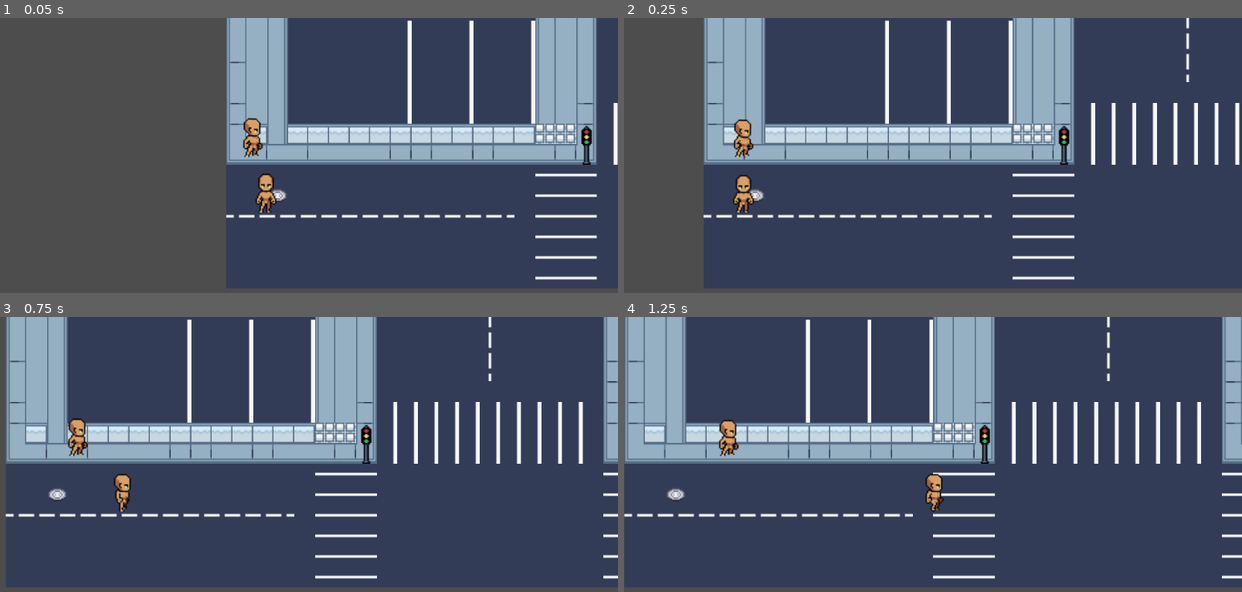
Above: before the commit, frames 1-4 (two rows, left to right).
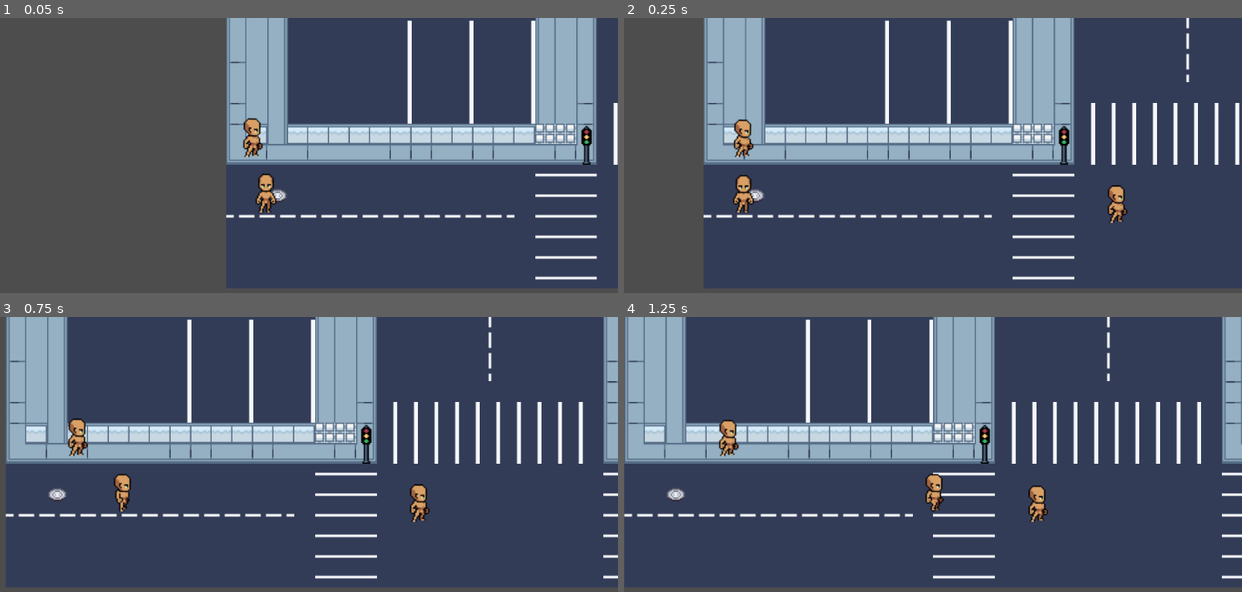
Above: after the commit, the same moments.

Repository: hoaxnt/envelhope-beta
Game: Godot game, scene res://Scenes/main_menu.tscn
Two runs of this game, one before a commit and one after it. Both use one fixed random seed, a clock stepped at 60 frames per second and the inputs below.
Inputs:
- Up to frame 1 (0.05 s): no input
- Up to frame 2 (0.25 s): no input
- Up to frame 3 (0.75 s): hold D from 0.53 s (still down); hold Shift from 0.53 s (still down)
- Up to frame 4 (1.25 s): keep holding D; keep holding Shift

Frame 1 is identical in both runs. In frame 2, 0.3% of the frame differs, in the area x 78-82%, y 60-75%; in frame 3, 0.3%, in the area x 66-70%, y 60-75%; in frame 4, 0.3%.

Commit message:
fix: naming convention

Diff:
--- a/Scenes/chapters/chapter_2.tscn
+++ b/Scenes/chapters/chapter_2.tscn
@@ -1,9 +1,10 @@
-[gd_scene load_steps=6 format=3 uid="uid://ch7e3kl82la3y"]
+[gd_scene load_steps=7 format=3 uid="uid://ch7e3kl82la3y"]
 
 [ext_resource type="PackedScene" uid="uid://cqfnmj4as6wxg" path="res://scenes/maps/locations/plaza.tscn" id="1_3hgx5"]
 [ext_resource type="PackedScene" uid="uid://4h22a7hemgyb" path="res://scenes/characters/player.tscn" id="2_v6yd1"]
-[ext_resource type="Script" uid="uid://bcfm8jfsqemav" path="res://scripts/characters/npc/fruit_vendor/roaming.gd" id="3_jauny"]
-[ext_resource type="PackedScene" uid="uid://roh6nuojjp2y" path="res://scenes/characters/npc/fruit_vendor.tscn" id="3_sa0bh"]
+[ext_resource type="Script" uid="uid://bcfm8jfsqemav" path="res://scripts/characters/npc_plaza/fruit_vendor/roaming.gd" id="3_jauny"]
+[ext_resource type="PackedScene" uid="uid://roh6nuojjp2y" path="res://scenes/characters/npc_plaza/fruit_vendor.tscn" id="3_sa0bh"]
+[ext_resource type="PackedScene" uid="uid://cp647drb6trig" path="res://scenes/characters/npc_plaza/street_performer.tscn" id="5_g2xa2"]
 
 [sub_resource type="Curve2D" id="Curve2D_g2xa2"]
 _data = {
@@ -37,6 +38,9 @@
 position = Vector2(130, 616)
 script = ExtResource("3_jauny")
 
-[node name="Knight" parent="Path2D/PathFollow2D" instance=ExtResource("3_sa0bh")]
+[node name="FruitVendor" parent="Path2D/PathFollow2D" instance=ExtResource("3_sa0bh")]
 z_index = 1
 rotation = 0.0217357
+
+[node name="StreetPerformer" parent="." instance=ExtResource("5_g2xa2")]
+position = Vector2(321, 669)
--- a/Scenes/characters/npc/fruit_vendor.tscn
+++ b/Scenes/characters/npc_plaza/fruit_vendor.tscn
@@ -1,6 +1,6 @@
 [gd_scene load_steps=9 format=3 uid="uid://roh6nuojjp2y"]
 
-[ext_resource type="Script" uid="uid://cg0mfw1cvriky" path="res://scripts/characters/npc/fruit_vendor/fruit_vendor.gd" id="1_xk2rj"]
+[ext_resource type="Script" uid="uid://cg0mfw1cvriky" path="res://scripts/characters/npc_plaza/fruit_vendor/fruit_vendor.gd" id="1_xk2rj"]
 [ext_resource type="Texture2D" uid="uid://bdo1buj1m7grf" path="res://assets/images/characters/player/idle/idle_side.png" id="2_xk2rj"]
 
 [sub_resource type="RectangleShape2D" id="RectangleShape2D_7qyh0"]
--- /dev/null
+++ b/Scenes/characters/npc_plaza/street_performer.tscn
@@ -0,0 +1,101 @@
+[gd_scene load_steps=16 format=3 uid="uid://cp647drb6trig"]
+
+[ext_resource type="Script" uid="uid://b2fnomigjff3h" path="res://scripts/characters/npc_plaza/street_performer/street_performer.gd" id="1_1lybs"]
+[ext_resource type="Texture2D" uid="uid://bdo1buj1m7grf" path="res://assets/images/characters/player/idle/idle_side.png" id="2_hkb1r"]
+[ext_resource type="Texture2D" uid="uid://bqdk1wyu2bukv" path="res://assets/images/characters/player/walk/walk_down.png" id="3_hkb1r"]
+
+[sub_resource type="RectangleShape2D" id="RectangleShape2D_7qyh0"]
+
+[sub_resource type="AtlasTexture" id="AtlasTexture_xrx7d"]
+atlas = ExtResource("2_hkb1r")
+region = Rect2(0, 0, 64, 64)
+
+[sub_resource type="AtlasTexture" id="AtlasTexture_qtv4a"]
+atlas = ExtResource("2_hkb1r")
+region = Rect2(64, 0, 64, 64)
+
+[sub_resource type="AtlasTexture" id="AtlasTexture_8rwbk"]
+atlas = ExtResource("2_hkb1r")
+region = Rect2(128, 0, 64, 64)
+
+[sub_resource type="AtlasTexture" id="AtlasTexture_ejvtx"]
+atlas = ExtResource("2_hkb1r")
+region = Rect2(192, 0, 64, 64)
+
+[sub_resource type="AtlasTexture" id="AtlasTexture_ge03v"]
+atlas = ExtResource("3_hkb1r")
+region = Rect2(0, 0, 64, 64)
+
+[sub_resource type="AtlasTexture" id="AtlasTexture_my5a0"]
+atlas = ExtResource("3_hkb1r")
+region = Rect2(64, 0, 64, 64)
+
+[sub_resource type="AtlasTexture" id="AtlasTexture_enhl8"]
+atlas = ExtResource("3_hkb1r")
+region = Rect2(128, 0, 64, 64)
+
+[sub_resource type="AtlasTexture" id="AtlasTexture_3cpjh"]
+atlas = ExtResource("3_hkb1r")
+region = Rect2(192, 0, 64, 64)
+
+[sub_resource type="AtlasTexture" id="AtlasTexture_enuwj"]
+atlas = ExtResource("3_hkb1r")
+region = Rect2(256, 0, 64, 64)
+
+[sub_resource type="AtlasTexture" id="AtlasTexture_a7401"]
+atlas = ExtResource("3_hkb1r")
+region = Rect2(320, 0, 64, 64)
+
+[sub_resource type="SpriteFrames" id="SpriteFrames_7qyh0"]
+animations = [{
+"frames": [{
+"duration": 1.0,
+"texture": SubResource("AtlasTexture_xrx7d")
+}, {
+"duration": 1.0,
+"texture": SubResource("AtlasTexture_qtv4a")
+}, {
+"duration": 1.0,
+"texture": SubResource("AtlasTexture_8rwbk")
+}, {
+"duration": 1.0,
+"texture": SubResource("AtlasTexture_ejvtx")
+}],
+"loop": true,
+"name": &"idle_side",
+"speed": 5.0
+}, {
+"frames": [{
+"duration": 1.0,
+"texture": SubResource("AtlasTexture_ge03v")
+}, {
+"duration": 1.0,
+"texture": SubResource("AtlasTexture_my5a0")
+}, {
+"duration": 1.0,
+"texture": SubResource("AtlasTexture_enhl8")
+}, {
+"duration": 1.0,
+"texture": SubResource("AtlasTexture_3cpjh")
+}, {
+"duration": 1.0,
+"texture": SubResource("AtlasTexture_enuwj")
+}, {
+"duration": 1.0,
+"texture": SubResource("AtlasTexture_a7401")
+}],
+"loop": true,
+"name": &"new_animation",
+"speed": 5.0
+}]
+
+[node name="StreetPerformer" type="Area2D"]
+script = ExtResource("1_1lybs")
+
+[node name="CollisionShape2D" type="CollisionShape2D" parent="."]
+shape = SubResource("RectangleShape2D_7qyh0")
+
+[node name="AnimatedSprite2D" type="AnimatedSprite2D" parent="."]
+sprite_frames = SubResource("SpriteFrames_7qyh0")
+animation = &"new_animation"
+autoplay = "idle_side"
--- /dev/null
+++ b/Scripts/characters/npc_plaza/street_performer/street_performer.gd
@@ -0,0 +1,11 @@
+extends Area2D
+
+# Called when the node enters the scene tree for the first time.
+func _ready() -> void:
+
+	pass # Replace with function body.
+
+
+# Called every frame. 'delta' is the elapsed time since the previous frame.
+func _process(delta: float) -> void:
+	pass
--- a/Scripts/characters/player.gd
+++ b/Scripts/characters/player.gd
@@ -13,7 +13,6 @@
 	anim.play("idle_down")
 	camera.limit_right = screen_size.x
 	camera.limit_bottom = screen_size.y
-
 
 func _process(delta: float) -> void:
 		var moving = false
Renamed: Assets/Images/characters/npc/knight/idle_side.png -> Assets/Images/characters/npc_plaza/fruit_vendor/idle_side.png
Not shown, changed: Assets/Images/characters/npc_plaza/fruit_vendor/idle_side.png.import
Renamed: Scripts/characters/npc/fruit_vendor/fruit_vendor.gd -> Scripts/characters/npc_plaza/fruit_vendor/fruit_vendor.gd
Renamed: Scripts/characters/npc/fruit_vendor/fruit_vendor.gd.uid -> Scripts/characters/npc_plaza/fruit_vendor/fruit_vendor.gd.uid
Renamed: Scripts/characters/npc/fruit_vendor/roaming.gd -> Scripts/characters/npc_plaza/fruit_vendor/roaming.gd
Renamed: Scripts/characters/npc/fruit_vendor/roaming.gd.uid -> Scripts/characters/npc_plaza/fruit_vendor/roaming.gd.uid
Not shown, added: Scripts/characters/npc_plaza/street_performer/street_performer.gd.uid
